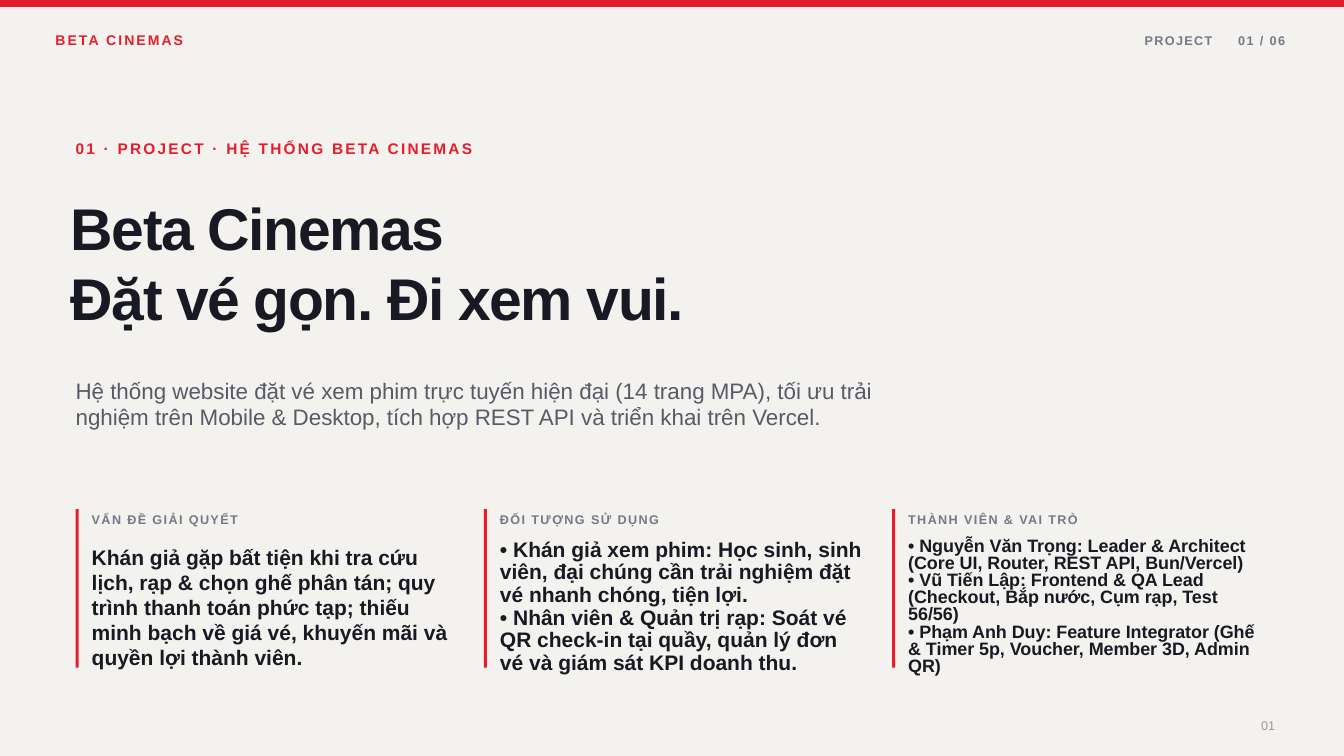
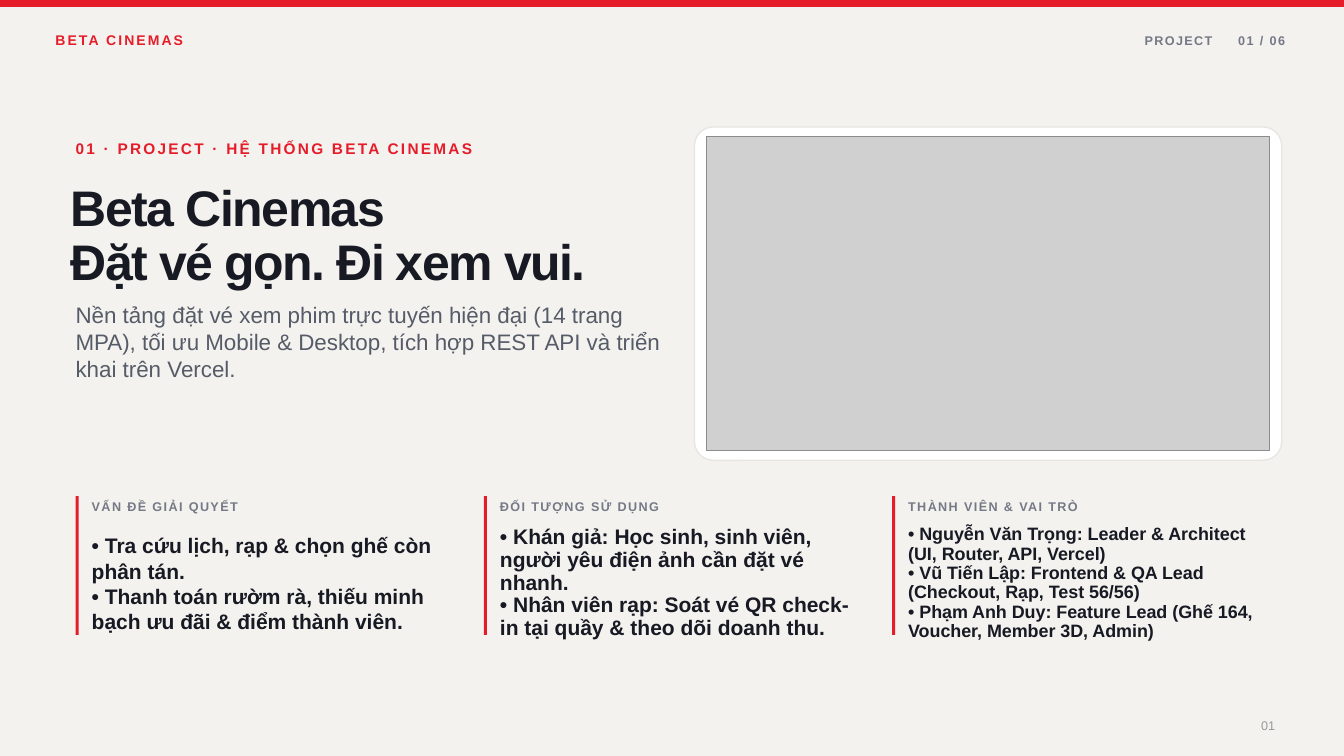
Before and after one commit to AsakiYuki/web2064-fa26, a slide deck: slide 1 of Beta-Cinemas-Presentation.pptx. Drawn at 1344x756 pixels with LibreOffice and Linux fonts; fonts in the diff are those of the drawing; grey boxes stand for pictures. Boxes give left, top, right and bottom in pixels: in the first picture for what was removed or moved away, otherwise in the second. Text is boxed around its words. In the diff, an @@ line names an element or a change of style, - is before the commit and + after.

Commit message:
docs(presentation): embed UI preview mockups and streamline text content

```diff
--- a/Beta-Cinemas-Presentation.pptx
+++ b/Beta-Cinemas-Presentation.pptx
@@ text "01 · PROJECT · HỆ ..." rewrapped from (x1=76, y1=382, x2=166, y2=404) to (x1=76, y1=136, x2=671, y2=160) @@
@@ rounded rectangle added at (x1=695, y1=127, x2=1282, y2=461), fill #FFFFFF, outline #E8E6E2 0.99 pt @@
@@ picture added at (x1=707, y1=137, x2=1270, y2=451) @@
@@ text "Beta Cinemas" at (x1=71, y1=243, x2=586, y2=290): size 42 to 35.7 pt; line spacing 1 to 0.9 @@
@@ text at (x1=76, y1=306, x2=660, y2=377): text changed @@
-Hệ thống website đặt vé xem phim trực tuyến hiện đại (14 trang MPA), tối ưu trải nghiệm trên Mobile & Desktop, tích hợp REST API và triển khai trên Vercel.
+Nền tảng đặt vé xem phim trực tuyến hiện đại (14 trang MPA), tối ưu Mobile & Desktop, tích hợp REST API và triển khai trên Vercel.
@@ rectangle resized from (x1=76, y1=509, x2=79, y2=667) to (x1=76, y1=496, x2=79, y2=635) @@
@@ rectangle resized from (x1=484, y1=509, x2=487, y2=667) to (x1=484, y1=496, x2=487, y2=635) @@
@@ 3 texts moved together from (x1=92, y1=514, x2=659, y2=583) to (x1=92, y1=501, x2=812, y2=548) @@
@@ rectangle resized from (x1=892, y1=509, x2=895, y2=667) to (x1=892, y1=496, x2=895, y2=635) @@
@@ text at (x1=92, y1=537, x2=431, y2=633): text changed @@
-Khán giả gặp bất tiện khi tra cứu lịch, rạp & chọn ghế phân tán; quy trình thanh toán phức tạp; thiếu minh bạch về giá vé, khuyến mãi và quyền lợi thành viên.
+• Tra cứu lịch, rạp & chọn ghế còn phân tán.
+• Thanh toán rườm rà, thiếu minh bạch ưu đãi & điểm thành viên.
@@ text at (x1=500, y1=528, x2=848, y2=640): text changed @@
-• Khán giả xem phim: Học sinh, sinh viên, đại chúng cần trải nghiệm đặt vé nhanh chóng, tiện lợi.
-• Nhân viên & Quản trị rạp: Soát vé QR check-in tại quầy, quản lý đơn vé và giám sát KPI doanh thu.
+• Khán giả: Học sinh, sinh viên, người yêu điện ảnh cần đặt vé nhanh.
+• Nhân viên rạp: Soát vé QR check-in tại quầy & theo dõi doanh thu.
@@ text at (x1=908, y1=527, x2=1253, y2=641): text changed @@
-• Nguyễn Văn Trọng: Leader & Architect (Core UI, Router, REST API, Bun/Vercel)
-• Vũ Tiến Lập: Frontend & QA Lead (Checkout, Bắp nước, Cụm rạp, Test 56/56)
-• Phạm Anh Duy: Feature Integrator (Ghế & Timer 5p, Voucher, Member 3D, Admin QR)
+• Nguyễn Văn Trọng: Leader & Architect (UI, Router, API, Vercel)
+• Vũ Tiến Lập: Frontend & QA Lead (Checkout, Rạp, Test 56/56)
+• Phạm Anh Duy: Feature Lead (Ghế 164, Voucher, Member 3D, Admin)
```
Also in this commit, not shown: 5 other slides changed, 2 other files.
